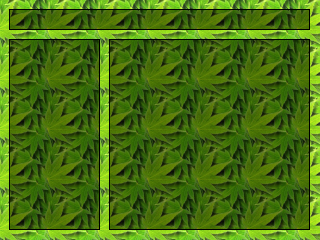
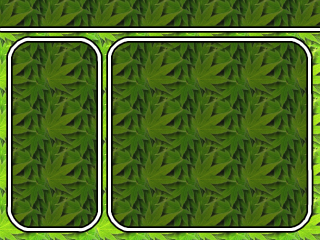
Layered file, before and after one edit (320 × 240). Changes by layer:
added layer "layout 1 disp area" above "layout 1 click area" over [0, 26, 320, 33]
added layer "layout 1 click area" above "layout 1 upgrades" over [106, 36, 314, 233]
added layer "layout 1 upgrades" above "layout 1 area back" over [5, 35, 103, 234]
added layer "layout 1 area back" above "layout 1" over [0, 0, 320, 230]
hid "layout 1", moved it above "solid background" over [9, 9, 310, 230]
renamed "Background" to "pat background", moved it above "layout 1 curved" over [0, 0, 320, 234]
hid "layout 1 back" over [9, 9, 310, 230]
